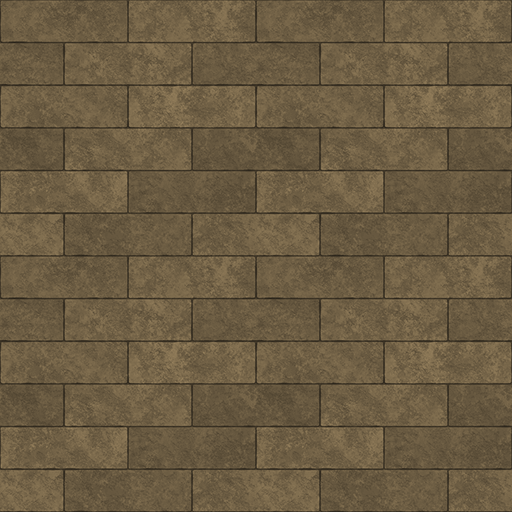
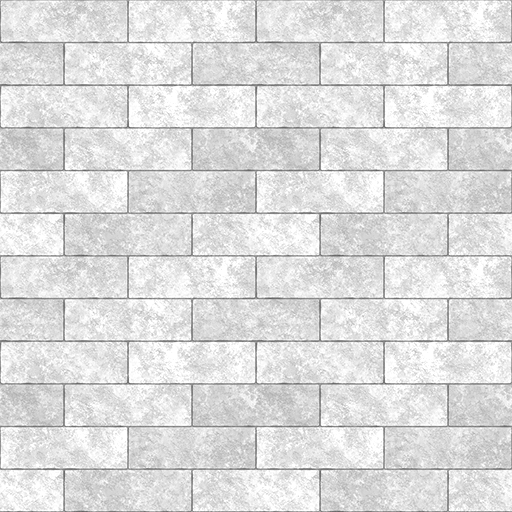
Revision of a layered 512px x 512px image; what changed, layer by layer:
pixels changed over 0, 0, 512, 512 (layer not identified)
